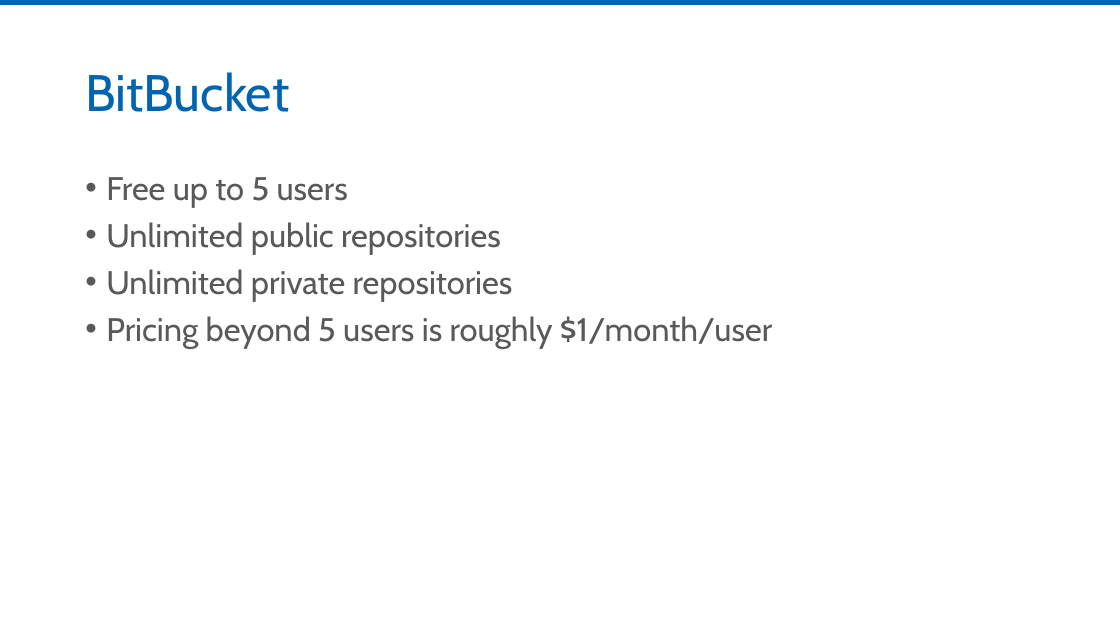
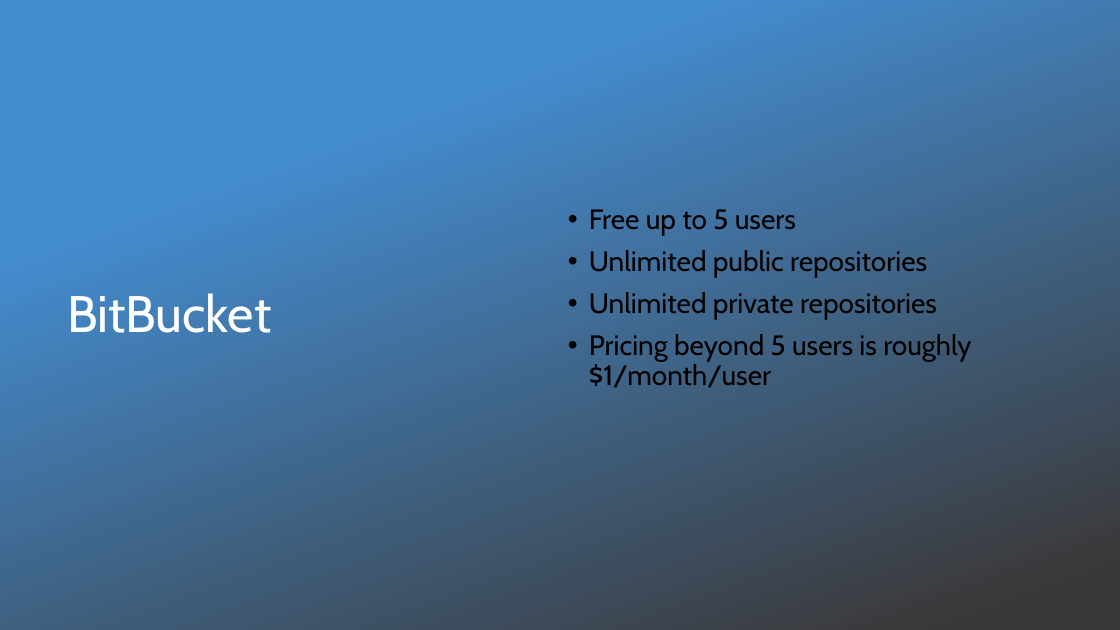
Before and after one commit to jmreynolds/Git-For-Normal-Developers, a slide deck: slide 25 of Slides/Git for the Normal Developer.pptx (slide 20 before the commit). Drawn at 1120x630 pixels with LibreOffice and Linux fonts; fonts in the diff are those of the drawing; background and template pictures are left out. Boxes give left, top, right and bottom in pixels: in the first picture for what was removed or moved away, otherwise in the second. Text is boxed around its words. In the diff, an @@ line names an element or a change of style, - is before the commit and + after.

```diff
--- a/Slides/Git for the Normal Developer.pptx
+++ b/Slides/Git for the Normal Developer.pptx
@@ rectangle added at (0,0,1120,630), fill gradient #438CCF to #3B3838 @@
@@ text "Free up to 5 users": place and size @@
-text "Free up to 5 users" at (106,177,772,348)
+text "Free up to 5 users" at (589,209,971,388)
@@ text "Free up to 5 users" at (589,209,971,388): size 28 to 24 pt, text colour #595959 to #000000; vertical alignment top to middle @@
@@ title "BitBucket": place and size @@
-title "BitBucket" at (85,72,289,112)
+title "BitBucket" at (67,293,271,333)
@@ title "BitBucket" at (67,293,271,333): text colour #0064B1 to #FFFFFF @@
```
Also in this commit, not shown: 5 other slides changed, 5 slides added, 3 other files.
